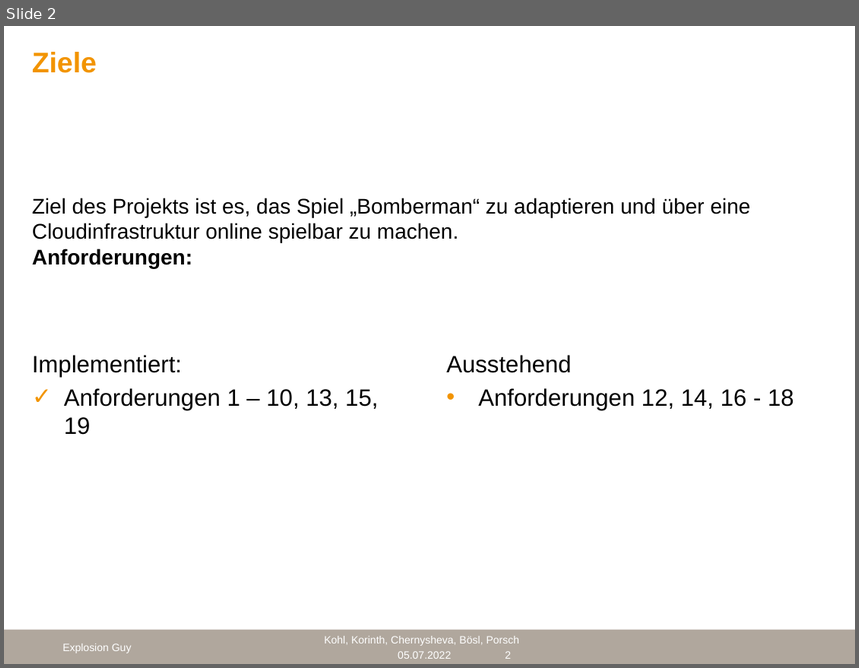
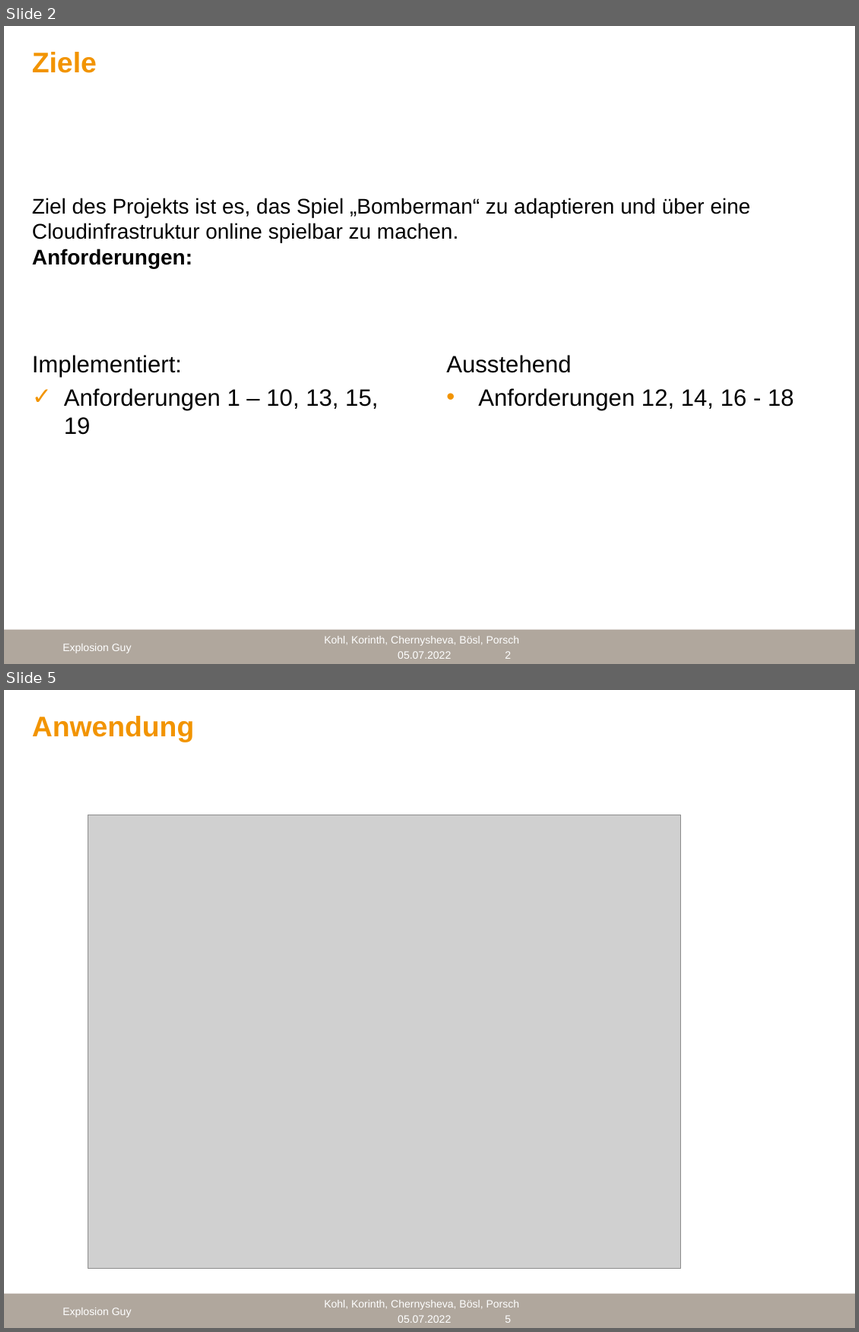
Before and after one commit to cyberlytics/ExplosionGuy, a slide deck: doc/Präsentation/Abschlussprasentation.pptx. Shown one above the other, each under a label of ours: slide 2 before the commit, slides 2 and 5 after it; the slides between them are not shown. The pictures are 859x668 and 859x1332 pixels, drawn with LibreOffice and Linux fonts; fonts in the diff are those of the drawing; grey boxes stand for pictures; background and template pictures are left out. Boxes give left, top, right and bottom in pixels: in the first picture for what was removed or moved away, otherwise in the second. Text is boxed around its words. In the diff, an @@ line names an element or a change of style, - is before the commit and + after.

```diff
--- a/doc/Präsentation/Abschlussprasentation.pptx
+++ b/doc/Präsentation/Abschlussprasentation.pptx
@@ slide 5 added at [4, 690, 855, 1328], background #FFFFFF; not listed: 2 template elements that a slide beside it also shows @@
@@ title added at [32, 716, 194, 742], 24 pt, text #F29400, bold @@
+Anwendung
@@ picture added at [88, 815, 680, 1269] @@
@@ text added at [63, 1308, 132, 1318], 9 pt, text #FFFFFF @@
+Explosion Guy
@@ text added at [398, 1315, 451, 1323], 9 pt, text #FFFFFF @@
+05.07.2022
@@ page number added at [505, 1315, 511, 1323], 9 pt, text #FFFFFF @@
+5
```
Also in this commit, not shown: 1 slide changed, 3 other slides added, 5 slides removed.
